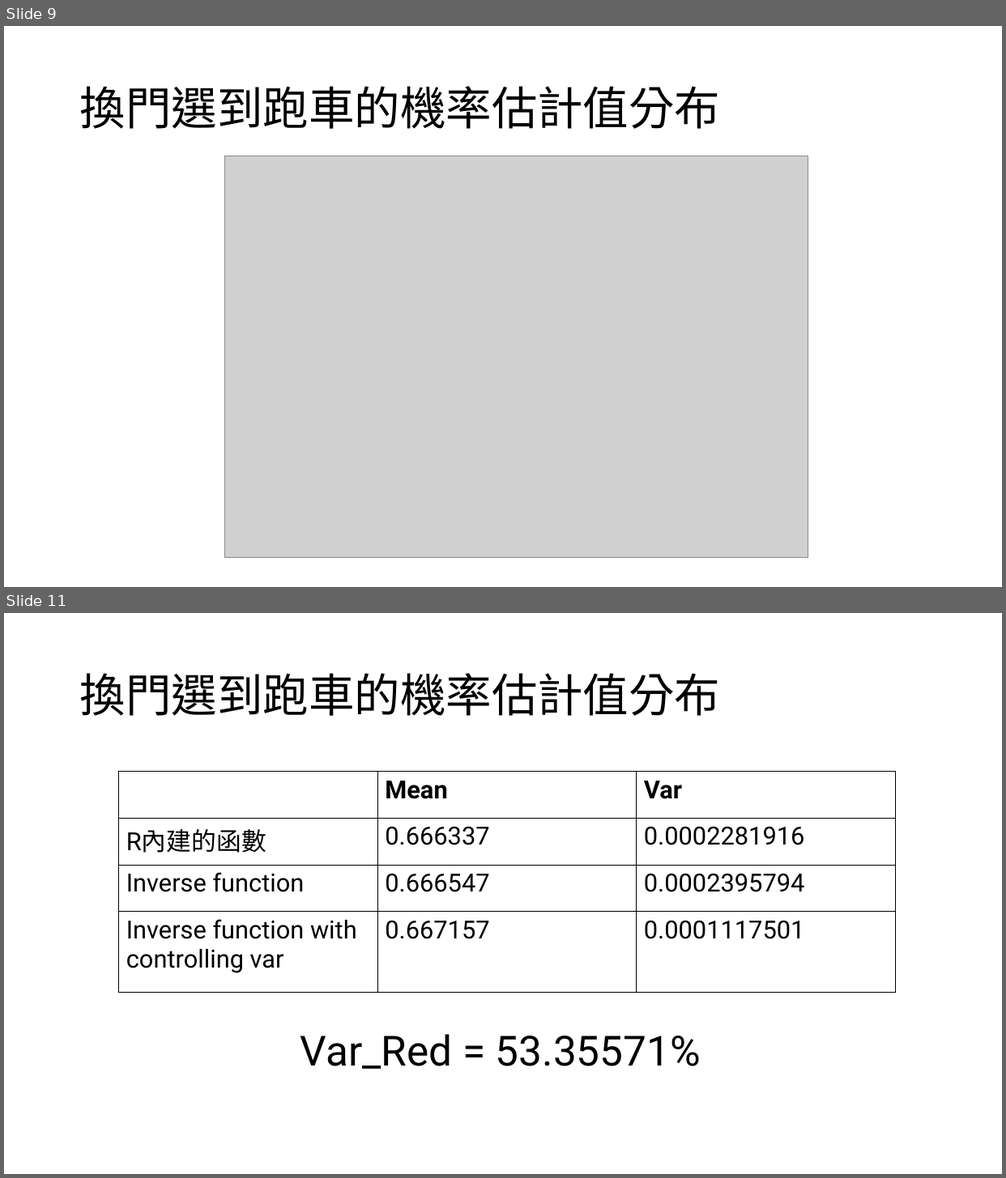
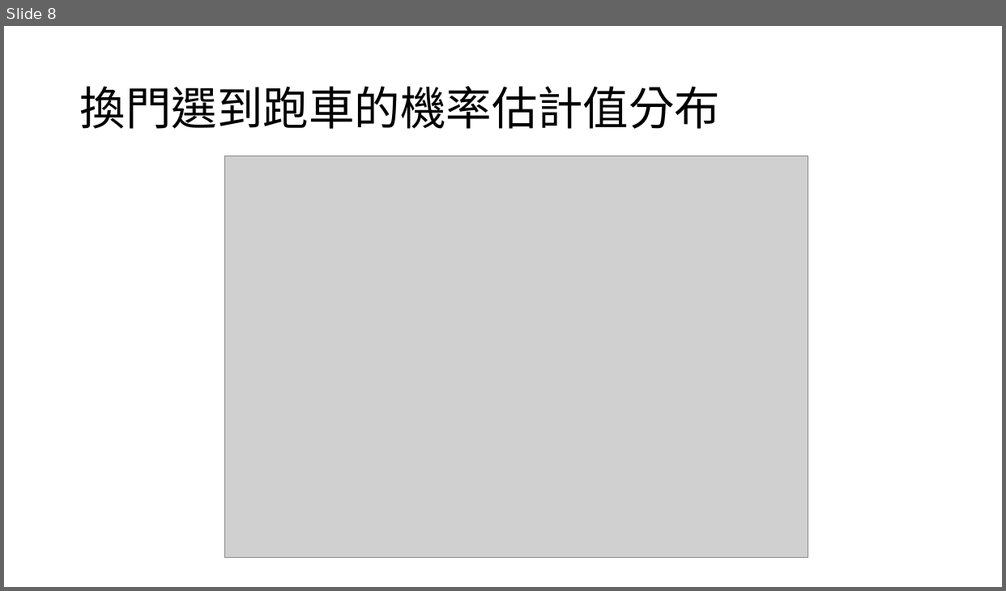
Before and after one commit to Lai-jun-yan/monty-hall-simulation, a slide deck: R/presentation/統計計算.pptx. Shown one above the other, each under a label of ours: slides 9 and 11 before the commit, slide 8 after it; the slides between them are not shown. The pictures are 1006x1178 and 1006x591 pixels, drawn with LibreOffice and Linux fonts; fonts in the diff are those of the drawing; grey boxes stand for pictures. Boxes give left, top, right and bottom in pixels: in the first picture for what was removed or moved away, otherwise in the second. Text is boxed around its words. In the diff, an @@ line names an element or a change of style, - is before the commit and + after.

```diff
--- a/R/presentation/統計計算.pptx
+++ b/R/presentation/統計計算.pptx
@@ slide 11 removed at (x1=4, y1=613, x2=1002, y2=1174), background #FFFFFF @@
@@ title removed at (x1=80, y1=673, x2=720, y2=716) @@
-換門選到跑車的機率估計值分布
@@ table removed at (x1=118, y1=772, x2=896, y2=993), 4 rows, 3 columns @@
- | Mean | Var
-R內建的函數 | 0.666337 | 0.0002281916
-Inverse function | 0.666547 | 0.0002395794
-Inverse function with controlling var | 0.667157 | 0.0001117501
@@ text removed at (x1=300, y1=1034, x2=701, y2=1069) @@
-Var_Red = 53.35571%
@@ what was slide 9 is now slide 8 @@
```
Also in this commit, not shown: 3 slides changed, 4 slides added, 1 other slide removed, 2 other files.
